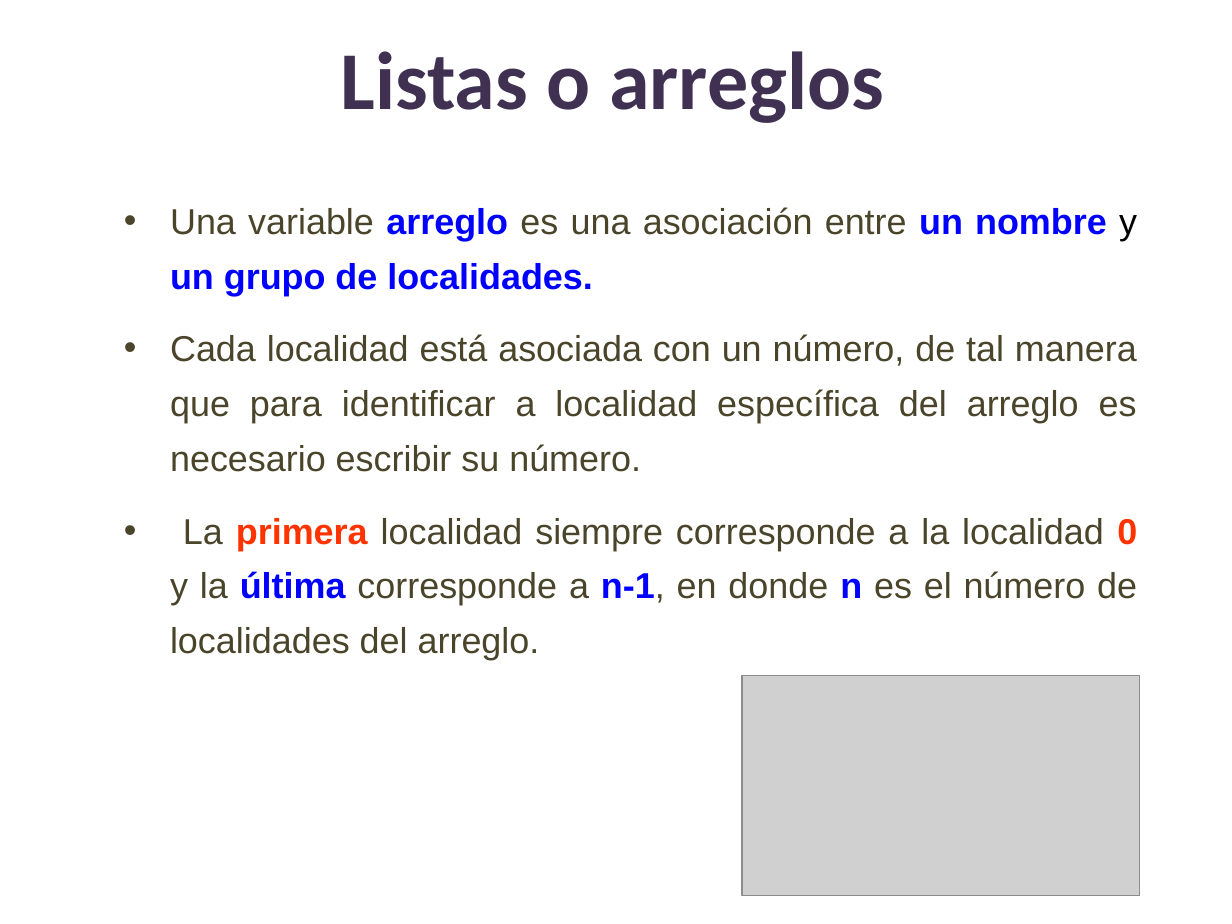
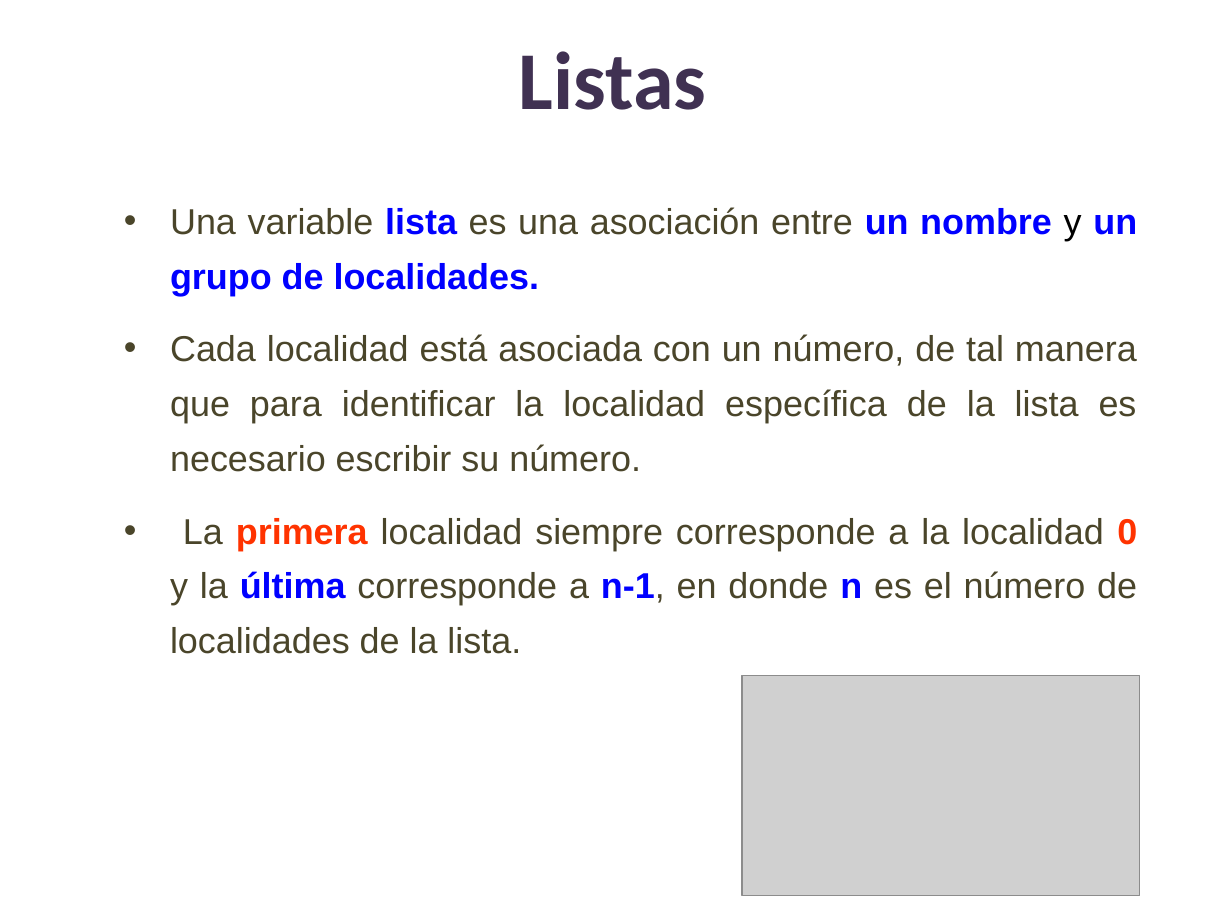
Before and after one commit to lizetheP/Analitica, a slide deck: slide 6 of Calendario2023/presentaciones/7_Listas.pptx. Drawn at 1232x924 pixels with LibreOffice and Linux fonts; fonts in the diff are those of the drawing; grey boxes stand for pictures. Boxes give left, top, right and bottom in pixels: in the first picture for what was removed or moved away, otherwise in the second. Text is boxed around its words. In the diff, an @@ line names an element or a change of style, - is before the commit and + after.

```diff
--- a/Calendario2023/presentaciones/7_Listas.pptx
+++ b/Calendario2023/presentaciones/7_Listas.pptx
@@ title at <box>519,51,706,110</box>: text changed @@
-Listas o arreglos
+Listas
@@ text at <box>170,207,1137,654</box>: text changed @@
-• Una variable arreglo es una asociación entre un nombre y un grupo de localidades.
-• Cada localidad está asociada con un número, de tal manera que para identificar a localidad específica del arreglo es necesario escribir su número.
-• La primera localidad siempre corresponde a la localidad 0 y la última corresponde a n-1, en donde n es el número de localidades del arreglo.
+• Una variable lista es una asociación entre un nombre y un grupo de localidades.
+• Cada localidad está asociada con un número, de tal manera que para identificar la localidad específica de la lista es necesario escribir su número.
+• La primera localidad siempre corresponde a la localidad 0 y la última corresponde a n-1, en donde n es el número de localidades de la lista.
```
Also in this commit, not shown: 22 other slides changed, 1 other file.
